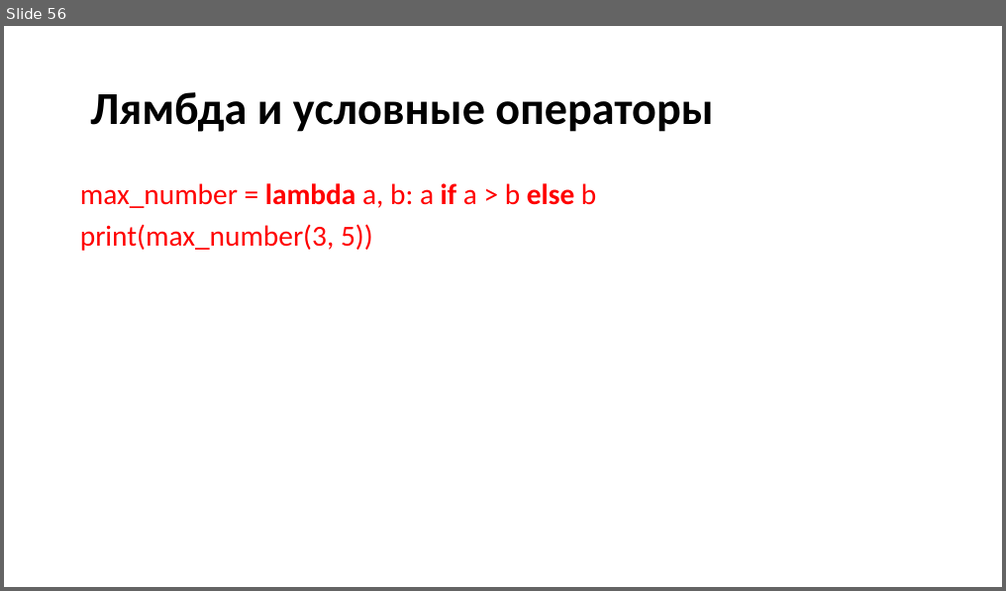
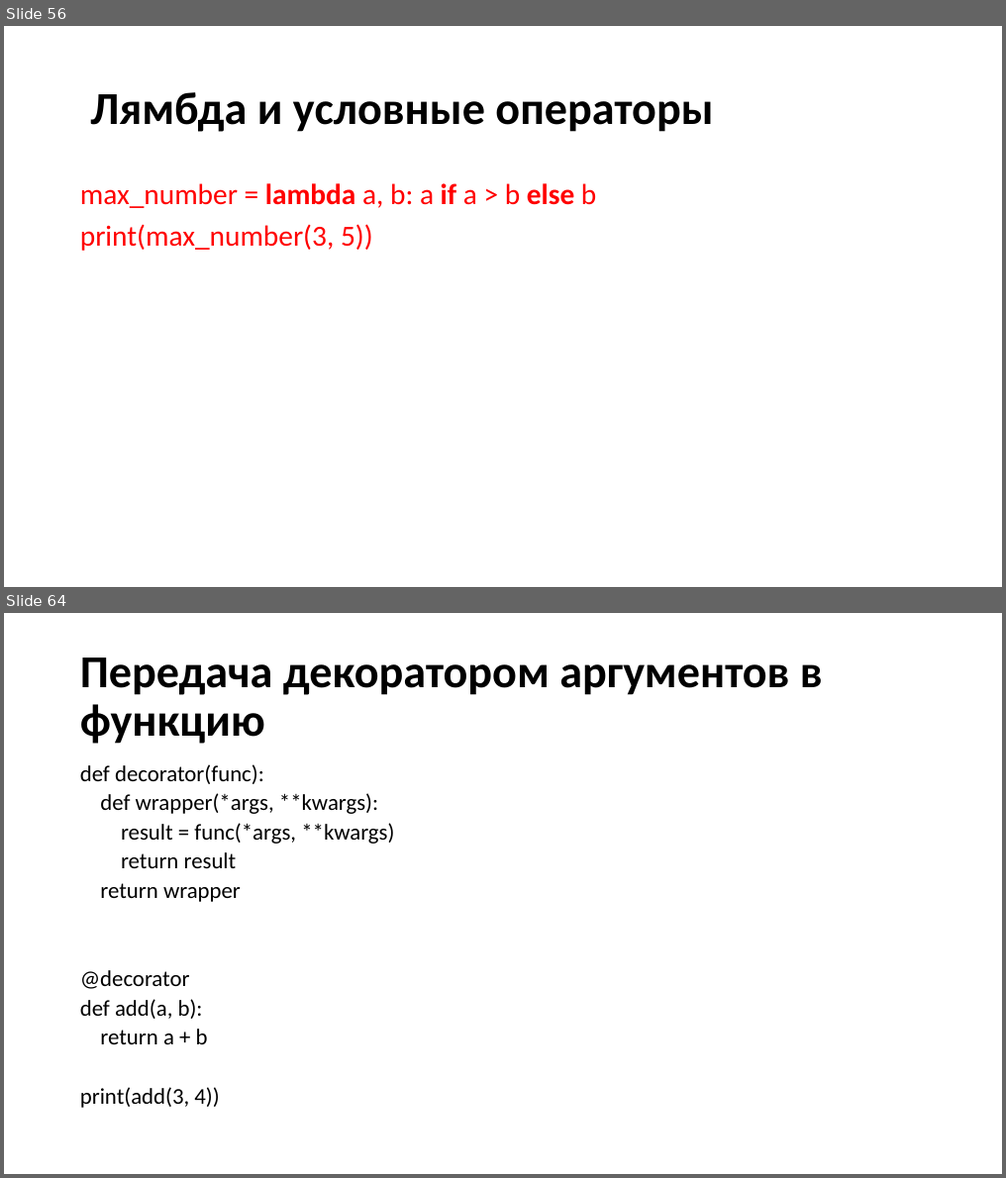
Before and after one commit to xDes-by/test, a slide deck: Презентация5.pptx. Shown one above the other, each under a label of ours: slide 56 before the commit, slides 56 and 64 after it; the slides between them are not shown. The pictures are 1006x591 and 1006x1178 pixels, drawn with LibreOffice and Linux fonts; fonts in the diff are those of the drawing. Boxes give left, top, right and bottom in pixels: in the first picture for what was removed or moved away, otherwise in the second. Text is boxed around its words. In the diff, an @@ line names an element or a change of style, - is before the commit and + after.

```diff
--- a/Презентация5.pptx
+++ b/Презентация5.pptx
@@ slide 64 added at [4, 613, 1002, 1174], background #FFFFFF @@
@@ title added at [80, 658, 823, 744], 44 pt, text #000000, bold @@
+Передача декоратором аргументов в функцию
@@ text added at [80, 764, 394, 1108], 21.7 pt, text #000000 @@
+def decorator(func):
+def wrapper(*args, **kwargs):
+result = func(*args, **kwargs)
+return result
+return wrapper
+@decorator
+def add(a, b):
+return a + b
+print(add(3, 4))
```
Also in this commit, not shown: 8 other slides added, 1 other file.
